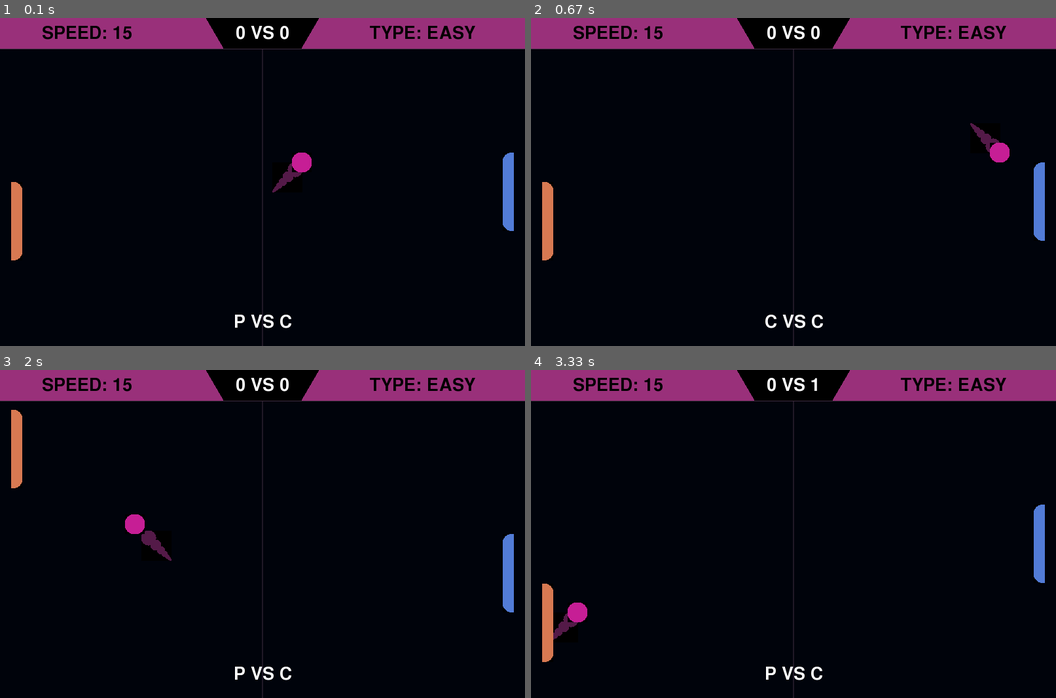
Above: before the commit, frames 1-4 (two rows, left to right).
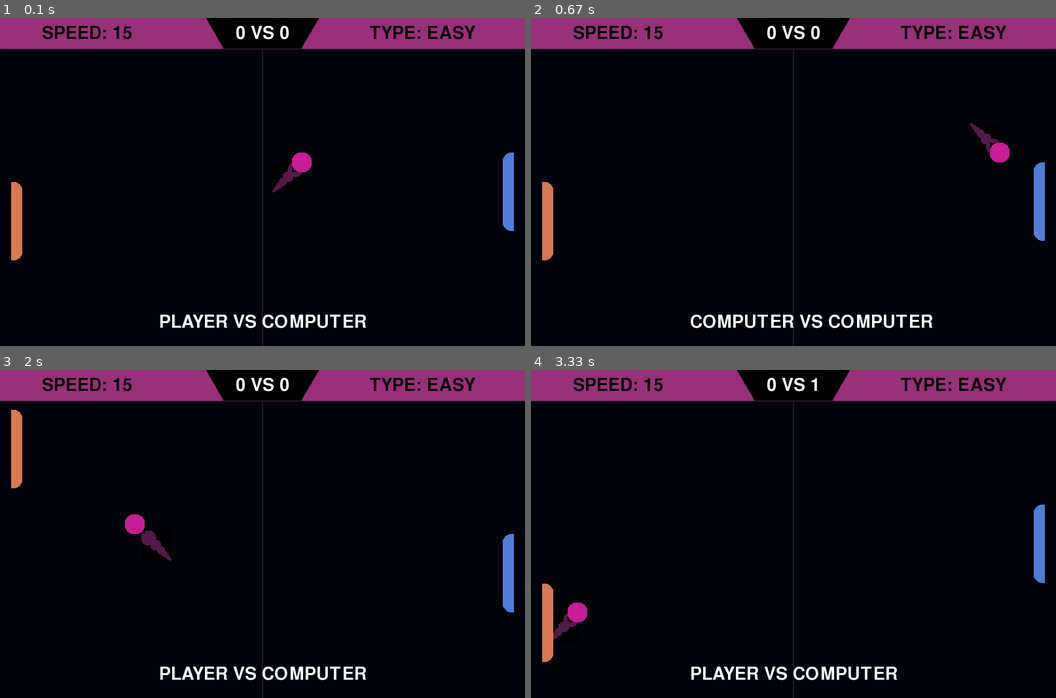
Above: after the commit, the same moments.

Repository: AlexTheGreat600/pong-pygame
Game: pygame game, started from main.py
Same seed, same stepped clock (60 frames per second), same inputs: the game is played once before the commit and once after it.
Inputs (mouse positions are in pixels of both pictures, inside the frame that each line leads up to):
- Up to frame 1 (0.1 s): no input
- Up to frame 2 (0.67 s): tap C at 0.33 s
- Up to frame 3 (2 s): tap P at 0.67 s; hold Up 1-1.47 s; move the mouse to (136, 537) at 1.03 s; tap Page Up at 1.15 s; hold Down 1.5-1.8 s; move the mouse to (99, 484) at 1.53 s; tap C at 1.65 s; hold Up from 1.83 s (still down); move the mouse to (341, 419) at 1.87 s; tap 2 at 1.98 s
- Up to frame 4 (3.33 s): release Up at 2.2 s; hold Down 2.23-2.6 s; move the mouse to (856, 563) at 2.27 s; tap Page Up at 2.38 s; hold Up 2.63-2.93 s; move the mouse to (804, 422) at 2.67 s; tap C at 2.78 s; hold Down 2.97-3.27 s; move the mouse to (604, 524) at 3 s; tap 2 at 3.12 s; hold Up from 3.3 s (still down)

The runs differ from the first frame. In frame 1, 0.8% of the frame differs, in the area x 30-70%, y 90-95%; in frame 2, 0.9%, in the area x 30-77%, y 90-95%; in frame 3, 0.8%; in frame 4, 0.8%.

Commit message:
Revert "change: renamed modes"
This reverts commit 9474b11a772554c60a533a7ee3a9c725e7111139.

Diff:
--- a/main.py
+++ b/main.py
@@ -43,7 +43,7 @@
 
     game_type = 'EASY'
     width, height = 802, 502
-    game_mode = "P VS C"
+    game_mode = "PLAYER VS COMPUTER"
     player_score, computer_score = 0, 0
     screen = pygame.display.set_mode((width, height))
     screen_rect = screen.get_rect()
@@ -359,7 +359,7 @@
 
 def automate_computer():
 
-    if game_mode == "P VS C" or game_mode == "C VS C":
+    if game_mode == "PLAYER VS COMPUTER" or game_mode == "COMPUTER VS COMPUTER":
 
         if ball_position == "top_right":
             if computer_rect.y >= 75:
@@ -371,7 +371,7 @@
 
 def automate_player():
 
-    if game_mode == "C VS C":
+    if game_mode == "COMPUTER VS COMPUTER":
 
         if ball_position == "top_left":
             if player_rect.y >= 75:
@@ -407,7 +407,7 @@
         motion_rect.x = ball_rect.x - motion_gap
         motion_rect.y = ball_rect.y - motion_gap
 
-# --- KEYS-A ---
+# --- KEYS ---
 
 def game_keysa():
 
@@ -423,7 +423,7 @@
 
 game_keysa()
 
-# --- KEYS-B ---
+# --- KEYSB ---
 
 def game_keysb():
 
@@ -496,13 +496,13 @@
     # --- KEYS-C ---
 
     elif keys[pygame.K_p]:
-        update_mode("P VS C")
+        update_mode("PLAYER VS COMPUTER")
 
     elif keys[pygame.K_c]:
-        update_mode("C VS C")
+        update_mode("COMPUTER VS COMPUTER")
 
     elif keys[pygame.K_2]:
-        update_mode("P VS P")
+        update_mode("PLAYER VS PLAYER")
 
     # --- MOUSE ---
 
